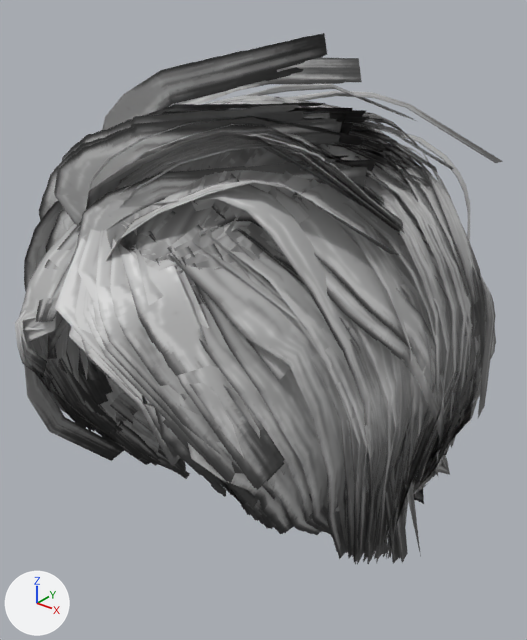
Two versions of the glTF model public/models/daz_hair_side_long.glb, one commit apart.
Both versions are drawn from a 50 mm lens placed at (0.212, -0.265, 0.18), pointed at (-0.002, 0.002, 0.015). Arrows for +X, +Y and +Z are at lower left; the lights stay in place. The picture after the commit comes second. Vertices at exactly the same position are counted once.

Script lines for the objects in view, before the commit:
```python
me_daz_hair_side_long = bpy.data.meshes.new('daz_hair_side_long')
me_daz_hair_side_long.from_pydata(...)  # 10330 vertices, 9121 faces; spans x -0.103..0.113, y -0.12..0.123, z -0.123..0.155
me_daz_hair_side_long.materials.append(mat_daz_hair_side_long_mat)
ob_daz_hair_side_long = bpy.data.objects.new('daz_hair_side_long', me_daz_hair_side_long)
ob_daz_hair_side_long.location = (0.0, 0.0, 0.0)
```
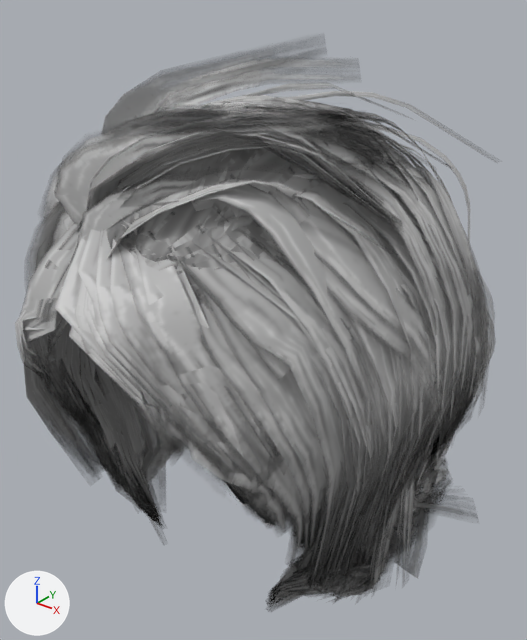
Location of each change, (x1, y1, x2, y2) in pixels of the pictures (527 x 640 px):
'daz_hair_side_long', reshaped
    before: (15, 33, 503, 565)
    after: (15, 49, 496, 610)
part 1 of me_daz_hair_side_long, reshaped
    before: (41, 349, 471, 565)
    after: (24, 322, 474, 610)
part 2 of me_daz_hair_side_long, edited (looks the same)
    both: (15, 49, 496, 518)

The change, as a list of edits to the scene's bpy script:
```text
Add mat_daz_hair_side_long_mat_1:
    mat_daz_hair_side_long_mat_1 = principled_material('daz_hair_side_long_Mat')
    mat_daz_hair_side_long_mat_1.texture = img_image_0  # with its transparency
    mat_daz_hair_side_long_mat_1.roughness = 0.46
Change me_daz_hair_side_long:
    used by ob_daz_hair_side_long; location = (0.0, 0.0, 0.0)
    remove me_daz_hair_side_long.from_pydata(...)  # 10330 vertices, 9121 faces; spans x -0.103..0.113, y -0.12..0.123, z -0.123..0.155
    add me_daz_hair_side_long.from_pydata(...)  # 15007 vertices, 13268 faces; spans x -0.112..0.122, y -0.12..0.123, z -0.146..0.155
    me_daz_hair_side_long part 1: 14 vertices moved within x -0.078..0.096, y -0.083..0.081, z -0.111..0.016; 573 vertices removed from x -0.096..0.109, y -0.082..0.02, z -0.103..-0.025; 5253 vertices added at x -0.112..0.122, y -0.11..0.102, z -0.146..0.076
    me_daz_hair_side_long part 2: 8451 faces spanning x -0.103..0.113, y -0.12..0.123, z -0.123..0.155 switch from mat_daz_hair_side_long_mat to mat_daz_hair_side_long_mat_1 (picture img_image_0)
    other edits to the shape of me_daz_hair_side_long do not show in these pictures
```
